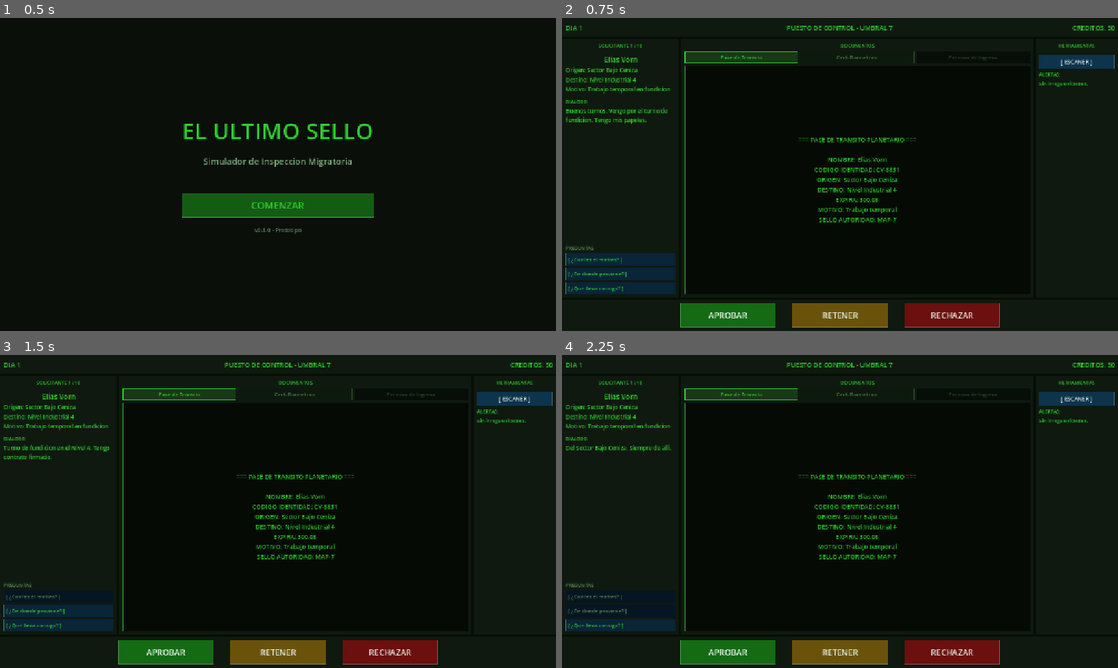
Above: before the commit, frames 1-4 (two rows, left to right).
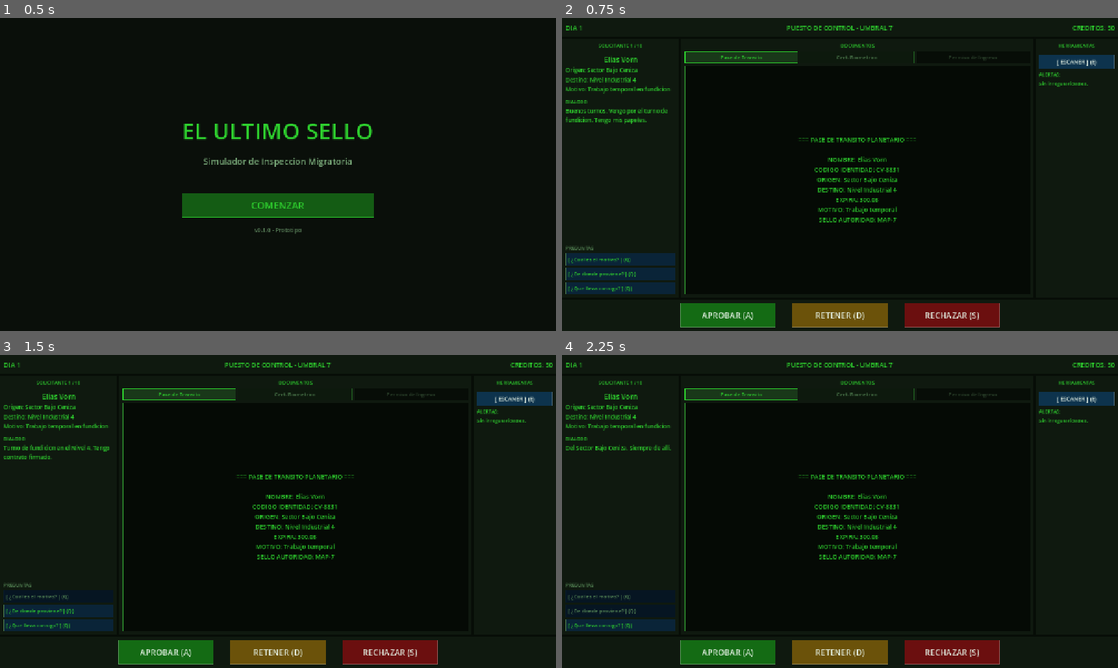
Above: after the commit, the same moments.

Repository: ingenriqueparra-hub/el-ultimo-sello
Game: Godot game, scene res://scenes/main/Main.tscn
Two runs of this game, one before a commit and one after it. Both use one fixed random seed, a clock stepped at 60 frames per second and the inputs below.
Inputs (mouse positions are in pixels of both pictures, inside the frame that each line leads up to):
- Up to frame 1 (0.5 s): no input
- Up to frame 2 (0.75 s): click "COMENZAR" at 0.5 s
- Up to frame 3 (1.5 s): click (61, 596) at 1.25 s, where only the run before the commit has a clickable "[ ¿Cual es el motivo? ]"
- Up to frame 4 (2.25 s): click (623, 611) at 2 s, where only the run before the commit has a clickable "[ ¿De donde proviene? ]"

Frame 1 is identical in both runs. In frame 2, 0.6% of the frame differs, in the area x 11-97%, y 13-97%; in frame 3, 0.5%; in frame 4, 0.5%.

Commit message:
feat: atajos de teclado para decisiones e interrogatorio
- A = Aprobar, S = Rechazar, D = Retener
- E = Escaner, Q = siguiente pregunta disponible (en orden)
- Etiquetas de tecla visibles en cada botón entre paréntesis
- _input() usa match para manejar todas las teclas; solo consume el evento si la tecla es reconocida

Co-Authored-By: Claude Sonnet 4.6 <noreply@anthropic.com>

Diff:
--- a/game/scripts/ui/ControlDesk.gd
+++ b/game/scripts/ui/ControlDesk.gd
@@ -53,6 +53,9 @@
 
 func _ready() -> void:
 	_apply_theme()
+	approve_btn.text = "APROBAR (A)"
+	reject_btn.text  = "RECHAZAR (S)"
+	hold_btn.text    = "RETENER (D)"
 	_connect_signals()
 	_update_status_bar()
 	_reset_applicant_panel()
@@ -196,12 +199,28 @@
 	tab3.pressed.connect(func(): _show_doc_by_type("ingress_permit", tab3))
 
 func _input(event: InputEvent) -> void:
-	if event is InputEventKey and event.pressed and not event.echo:
-		if event.keycode == KEY_Y:
+	if not (event is InputEventKey and event.pressed and not event.echo):
+		return
+	var handled := true
+	match event.keycode:
+		KEY_Y:
 			_debug_panel.visible = not _debug_panel.visible
 			if _debug_panel.visible and not _current_applicant.is_empty():
 				_update_debug_panel(_current_applicant)
-			get_viewport().set_input_as_handled()
+		KEY_A:
+			if not approve_btn.disabled: _on_approve_pressed()
+		KEY_S:
+			if not reject_btn.disabled:  _on_reject_pressed()
+		KEY_D:
+			if not hold_btn.disabled:    _on_hold_pressed()
+		KEY_E:
+			if not scanner_btn.disabled: _on_scanner_pressed()
+		KEY_Q:
+			_press_next_question()
+		_:
+			handled = false
+	if handled:
+		get_viewport().set_input_as_handled()
 
 func _update_status_bar() -> void:
 	day_label.text = "DIA %d" % current_day
@@ -317,7 +336,7 @@
 
 func _reset_scanner() -> void:
 	_scanner_used = false
-	scanner_btn.text = "[ ESCANER ]"
+	scanner_btn.text = "[ ESCANER ] (E)"
 	scanner_btn.disabled = false
 
 func _flag_description(flag: String) -> String:
@@ -446,9 +465,9 @@
 	var questions: Dictionary = applicant.get("questions", {})
 	var question_alerts: Dictionary = applicant.get("question_alerts", {})
 	var question_labels := {
-		"motivo": "[ ¿Cual es el motivo? ]",
-		"origen": "[ ¿De donde proviene? ]",
-		"carga":  "[ ¿Que lleva consigo? ]"
+		"motivo": "[ ¿Cual es el motivo? ] (Q)",
+		"origen": "[ ¿De donde proviene? ] (Q)",
+		"carga":  "[ ¿Que lleva consigo? ] (Q)"
 	}
 	for key in ["motivo", "origen", "carga"]:
 		if not questions.has(key):
@@ -486,6 +505,12 @@
 	btn.add_theme_color_override("font_disabled_color", COLOR_TEXT_DIM)
 	btn.add_theme_font_size_override("font_size", 12)
 
+func _press_next_question() -> void:
+	for btn in _questions_container.get_children():
+		if btn is Button and not btn.disabled:
+			btn.pressed.emit()
+			return
+
 func _on_question_asked(key: String, response: String, alert: String, btn: Button) -> void:
 	dialogue_text.text = response
 	btn.disabled = true
